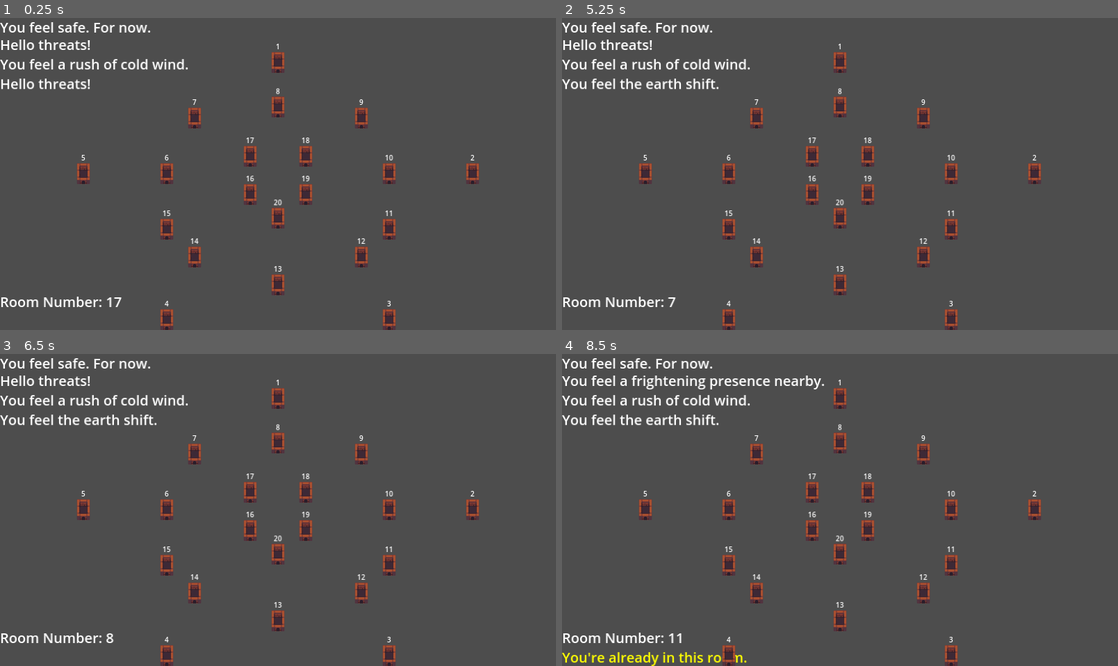
Above: before the commit, frames 1-4 (two rows, left to right).
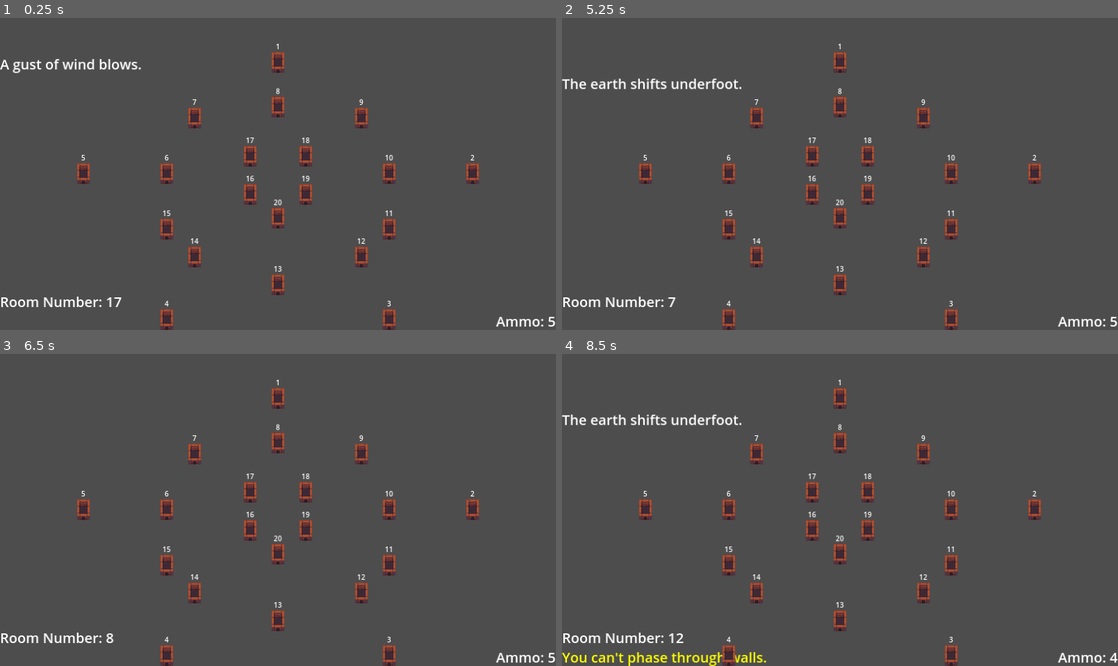
Above: after the commit, the same moments.

Repository: Jayb333/hunt_the_wumpus
Game: Godot game, scene res://node_2d.tscn
Same seed, same stepped clock (60 frames per second), same inputs: the game is played once before the commit and once after it.
Inputs (mouse positions are in pixels of both pictures, inside the frame that each line leads up to):
- Up to frame 1 (0.25 s): no input
- Up to frame 2 (5.25 s): tap Enter at 0.5, 2, 3.5 s; drag from (840, 61) to (1034, 174) at 0.52 s; tap Space at 1.25, 2.75, 4.25 s; drag from (1034, 174) to (840, 61) at 1.27 s; move the mouse to (951, 320) at 2.02 s; press the mouse at (951, 320) at 2.03 s; hold Right (ui_right) 2.03-2.75 s; right-click (951, 320) at 2.3 s; release the mouse at (951, 320) at 2.75 s; drag from (728, 320) to (1034, 174) at 2.77 s; drag from (645, 174) to (951, 320) at 3.52 s; drag from (728, 174) to (951, 320) at 4.27 s; move the mouse to (756, 117) at 5.02 s; press the mouse at (756, 117) at 5.03 s; hold Down (ui_down) from 5.03 s (still down)
- Up to frame 3 (6.5 s): right-click (194, 453) at 5.3 s; release Down (ui_down) at 5.75 s; release the mouse at (194, 453) at 5.75 s; drag from (278, 444) to (83, 510) at 5.77 s
- Up to frame 4 (8.5 s): drag from (923, 453) to (645, 510) at 6.52 s; drag from (951, 510) to (728, 510) at 7.27 s; move the mouse to (951, 566) at 8.02 s; press the mouse at (951, 566) at 8.03 s; hold Down (ui_down) from 8.03 s (still down); right-click (951, 566) at 8.3 s

The runs differ from the first frame. In frame 1, 1.7% of the frame differs, in the area x 0-100%, y 1-99%; in frame 2, 1.8%; in frame 3, 1.7%; in frame 4, 2.9%, in the area x 0-100%, y 1-100%.

Commit message:
june17
Core game loop completed, basic features implemented. Begin testing instantiating scenes and creating title/game over.

Diff:
--- a/default_cave.tscn
+++ b/default_cave.tscn
@@ -1,10 +1,11 @@
 [gd_scene load_steps=3 format=3 uid="uid://c8pbu6u2xofno"]
 
 [ext_resource type="Script" path="res://game_manager.gd" id="1_y0ma4"]
-[ext_resource type="PackedScene" uid="uid://cgnhksqp8gbgi" path="res://room_number.tscn" id="2_cmrnn"]
+[ext_resource type="PackedScene" uid="uid://cgnhksqp8gbgi" path="res://room_manager.tscn" id="2_cmrnn"]
 
 [node name="DefaultCave" type="Node2D"]
 script = ExtResource("1_y0ma4")
+starting_ammo = 5
 
 [node name="RoomNumber" parent="." instance=ExtResource("2_cmrnn")]
 position = Vector2(0, -256)
--- a/game_manager.gd
+++ b/game_manager.gd
@@ -9,8 +9,11 @@
 var threat_rooms = {}
 var threats = ["sinkhole", "sinkhole", "pitfall", "pitfall", "wumpus"]
 var player_pos = -1
-var threat
+var threat : String
 var random_room = rooms.keys()
+@export var starting_ammo : int
+@export var ricochet : int
+var current_ammo : int
 @onready var threat_label = $"../GUI/ThreatLabel"
 #@onready var default_cave = $"."
 var test_room = "res://room_number.tscn"
@@ -18,6 +21,8 @@
 signal checked_threats(threat)
 signal updated_room_number(player_pos)
 signal invalid_room(warning)
+signal updated_ammo(current_ammo)
+signal cleared_threats()
 
 func _init():
 	populate_cave()
@@ -25,8 +30,11 @@
 
 func _ready():
 	check_for_threats()
+	current_ammo = starting_ammo
 	print(threat_rooms)
 	updated_room_number.emit(player_pos)
+	updated_ammo.emit(current_ammo)
+	print(current_ammo)
 	var rooms: Array[Node] = get_tree().get_nodes_in_group("rooms")
 	for room in rooms:
 		room.checked_room_number.connect(_check_valid_room)
@@ -84,7 +92,31 @@
 
 
 func shoot(room_number):
-	pass
+	#create array of random random targets
+	var random_ricochet_target = rooms.get(room_number)
+	current_ammo -= 1
+	updated_ammo.emit(current_ammo)
+	#for loop iterates up to ricochet value, default 5
+	for ricochet_count in ricochet:
+		#Check if room number has a threat
+		if room_number == player_pos:
+			print("You shot yourself and bleed out!")
+			dead("bullet")
+			break
+		match threat_rooms.get(room_number):
+			"wumpus":
+				print("Wumpus slain!")
+				win_the_game()
+				break
+			"pitfall":
+				print("Your shot is lost.")
+				break
+			_:
+				print("Your bullet ricochets off room " + str(room_number))
+				random_ricochet_target.shuffle()
+				room_number = random_ricochet_target[0]
+				random_ricochet_target = rooms.get(room_number)
+	wumpus_wakes()
 
 func move(room_number):
 	player_pos = room_number
@@ -92,39 +124,47 @@
 	updated_room_number.emit(player_pos)
 	check_for_threats()
 
+func _cleared_threats():
+	cleared_threats.emit()
+
 func check_for_threats():
+	_cleared_threats()
+	print("Print threat rooms key " + str(threat_rooms.get(player_pos)))
+	match threat_rooms.get(player_pos):
+		"sinkhole":
+			print("You get carried away!")
+			random_room.shuffle()
+			move(random_room[0])
+			print("Whisked away to room " + str(random_room[0]))
+		"pitfall":
+			print("It's not the fall that kills you...")
+			dead("pitfall")
+		"wumpus":
+			print("Food for the Wumpus!")
+			dead("wumpus")
+
 	for i in rooms.get(player_pos):
 		for j in threats:
-			#print(i)
-			#print(j)
 			if threat_rooms.get(i) == j:
 				checked_threats.emit(str(j))
-				print(j)
-			else:
-				checked_threats.emit("")
-				#continue
-	#Check adjacent rooms for threats
-	##print(rooms.get(player_pos))
-	#for i in rooms.get(player_pos):
-		#print(i)
-		#print(threat_rooms.get(i))
-		##print("threat rooms: " + str(threat_rooms.get(i)))
-		##print("list of threats: " + str(threats))
-		#if str(threat_rooms.has(i)):
-			##checked_threats.emit(str(i))
-			#print("FOUND THREAT: " + str(threat_rooms.has(i)))
-			#print(i)
-		#else:
-			#print("no threat")
-		##
-		##if threat_rooms.find_key(rooms.get(player_pos)):
-			##print("Threat found")
-		##print("Print i " + str(i))
-		##print("Print rooms adjacent to player: " + str(rooms.get(player_pos)))
-		##if threats == threat_rooms.get(i):
-			##print("Threat found")
-		##print("Print threat rooms " + str(threat_rooms))
-		##if threat_rooms.get(i) == threats:
-			##print("Threat!")
-	##checked_threats.emit("")
+
+func dead(killed_by):
 	pass
+
+func wumpus_wakes():
+	var new_wumpus_room
+	var wumpus_wake_chance = randi_range(0,4)
+	match wumpus_wake_chance:
+		1, 2, 3:
+			new_wumpus_room = rooms.get(threat_rooms.find_key("wumpus"))
+			new_wumpus_room.shuffle()
+			print("The wumpus wakes up and moves to " + str(new_wumpus_room[0]))
+			threat_rooms.erase(threat_rooms.find_key("wumpus"))
+			threat_rooms[new_wumpus_room[0]] = "wumpus"
+			print(threat_rooms)
+			check_for_threats()
+		_:
+			print("The wumpus falls back asleep")
+
+func win_the_game():
+	pass
--- a/gui.gd
+++ b/gui.gd
@@ -1,39 +1,57 @@
 extends Node2D
 
 @onready var illegal_action_label = $IllegalActionLabel
-@onready var no_threats_label = $NoThreatsLabel
+#@onready var no_threats_label = $NoThreatsLabel
 @onready var wumpus_threat_label = $WumpusThreatLabel
 @onready var pitfall_threat_label = $PitfallThreatLabel
 @onready var sinkhole_threat_label = $SinkholeThreatLabel
 @onready var room_number_label = $RoomNumberLabel
 @onready var game_manager = $"../GameManager"
+@onready var ammo_label = $AmmoLabel
 
 # Called when the node enters the scene tree for the first time.
 func _ready():
 	game_manager.updated_room_number.connect(_update_room_label)
 	game_manager.invalid_room.connect(_invalid_room)
 	game_manager.checked_threats.connect(_update_threats_label)
+	game_manager.updated_ammo.connect(_update_ammo)
+	game_manager.cleared_threats.connect(_clear_threats_label)
 	illegal_action_label.text = ""
-	#sinkhole_threat_label.text == ""
-	#wumpus_threat_label.text == ""
-	#pitfall_threat_label.text == ""
+	_clear_threats_label()
+
 	pass
 
 # Called every frame. 'delta' is the elapsed time since the previous frame.
 func _process(delta):
 	pass
 
+func _clear_threats_label():
+	#no_threats_label.text = ""
+	sinkhole_threat_label.text = ""
+	wumpus_threat_label.text = ""
+	pitfall_threat_label.text = ""
+
 func _update_threats_label(threat):
-
-	if threat == "sinkhole":
-		sinkhole_threat_label.text = "You feel the earth shift."
-	if threat == "pitfall":
-		pitfall_threat_label.text = "You feel a rush of cold wind."
-	if threat == "wumpus":
-		wumpus_threat_label.text = "You feel a frightening presence nearby."
-	else:
-		no_threats_label.text = "You feel safe. For now."
-		pass
+	match threat:
+		"sinkhole":
+			sinkhole_threat_label.text = "The earth shifts underfoot."
+		"pitfall":
+			pitfall_threat_label.text = "A gust of wind blows."
+		"wumpus":
+			wumpus_threat_label.text = "A terrible presence is near."
+		#_: no_threats_label.text = "You feel safe. For now."
+	#if threat == "sinkhole":
+		#sinkhole_threat_label.text = "You feel the earth shift."
+	#if threat == "pitfall":
+		#pitfall_threat_label.text = "You feel a rush of cold wind."
+	#if threat == "wumpus":
+		#wumpus_threat_label.text = "You feel a frightening presence nearby."
+	#else:
+		#no_threats_label.text = "You feel safe. For now."
+		#sinkhole_threat_label.text = ""
+		#pitfall_threat_label.text = ""
+		#wumpus_threat_label.text = ""
+	pass
 
 func _update_room_label(player_pos):
 	room_number_label.text = "Room Number: " + str(player_pos)
@@ -46,3 +64,6 @@
 		illegal_action_label.text = "You can't phase through walls."
 	else:
 		illegal_action_label.text = ""
+
+func _update_ammo(current_ammo):
+	ammo_label.text = "Ammo: " + str(current_ammo)
--- a/node_2d.tscn
+++ b/node_2d.tscn
@@ -11,6 +11,7 @@
 script = ExtResource("2_kjgf2")
 
 [node name="NoThreatsLabel" type="Label" parent="GUI"]
+visible = false
 offset_left = -640.0
 offset_top = -360.0
 offset_right = 640.0
@@ -69,6 +70,21 @@
 text = "Illegal Move"
 vertical_alignment = 1
 
+[node name="AmmoLabel" type="Label" parent="GUI"]
+anchors_preset = 15
+anchor_right = 1.0
+anchor_bottom = 1.0
+offset_top = 317.0
+offset_right = 640.0
+offset_bottom = 362.0
+grow_horizontal = 2
+grow_vertical = 2
+theme_override_font_sizes/font_size = 32
+text = "Ammo: X"
+horizontal_alignment = 2
+vertical_alignment = 1
+
 [node name="Camera2D" type="Camera2D" parent="."]
 
 [node name="GameManager" parent="." instance=ExtResource("3_0q4u0")]
+ricochet = 5
--- a/room_number.tscn
+++ b/room_manager.tscn
@@ -1,19 +1,19 @@
 [gd_scene load_steps=5 format=3 uid="uid://cgnhksqp8gbgi"]
 
-[ext_resource type="Texture2D" uid="uid://dmq321pop4qyh" path="res://room_placeholder.png" id="1_xi67u"]
-[ext_resource type="Script" path="res://room_information.gd" id="2_p5ix4"]
-[ext_resource type="Script" path="res://click_room.gd" id="3_ev45o"]
+[ext_resource type="Texture2D" uid="uid://dmq321pop4qyh" path="res://room_placeholder.png" id="1_cctlp"]
+[ext_resource type="Script" path="res://room_information.gd" id="2_re4ua"]
+[ext_resource type="Script" path="res://click_room.gd" id="3_msa05"]
 
 [sub_resource type="RectangleShape2D" id="RectangleShape2D_unubd"]
 size = Vector2(32, 48)
 
-[node name="RoomNumber" type="Sprite2D" groups=["rooms"]]
+[node name="RoomManager" type="Sprite2D" groups=["rooms"]]
 position = Vector2(0, -320)
-texture = ExtResource("1_xi67u")
-script = ExtResource("2_p5ix4")
+texture = ExtResource("1_cctlp")
+script = ExtResource("2_re4ua")
 
 [node name="Area2D" type="Area2D" parent="."]
-script = ExtResource("3_ev45o")
+script = ExtResource("3_msa05")
 
 [node name="CollisionShape2D" type="CollisionShape2D" parent="Area2D"]
 shape = SubResource("RectangleShape2D_unubd")
